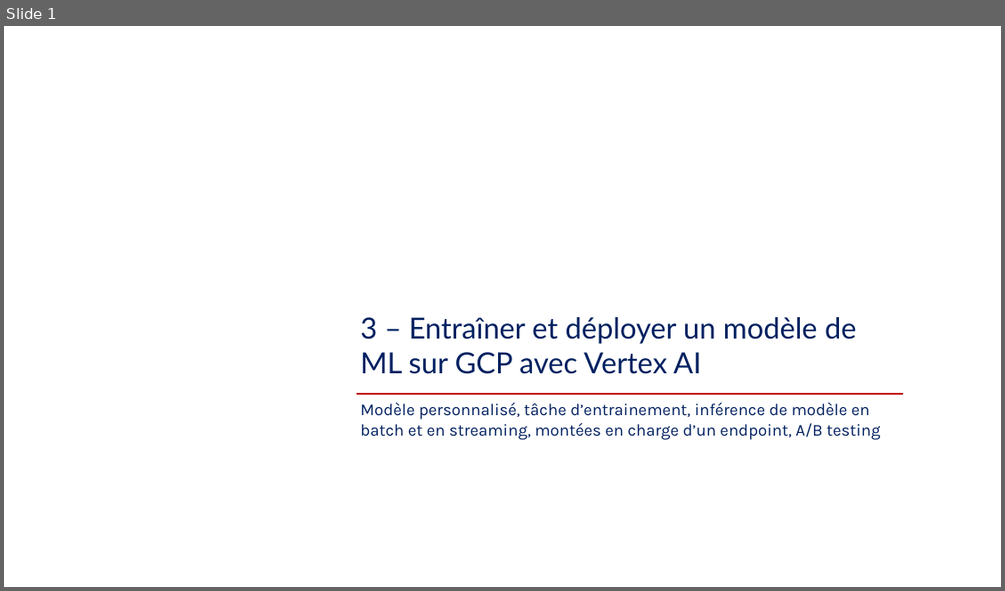
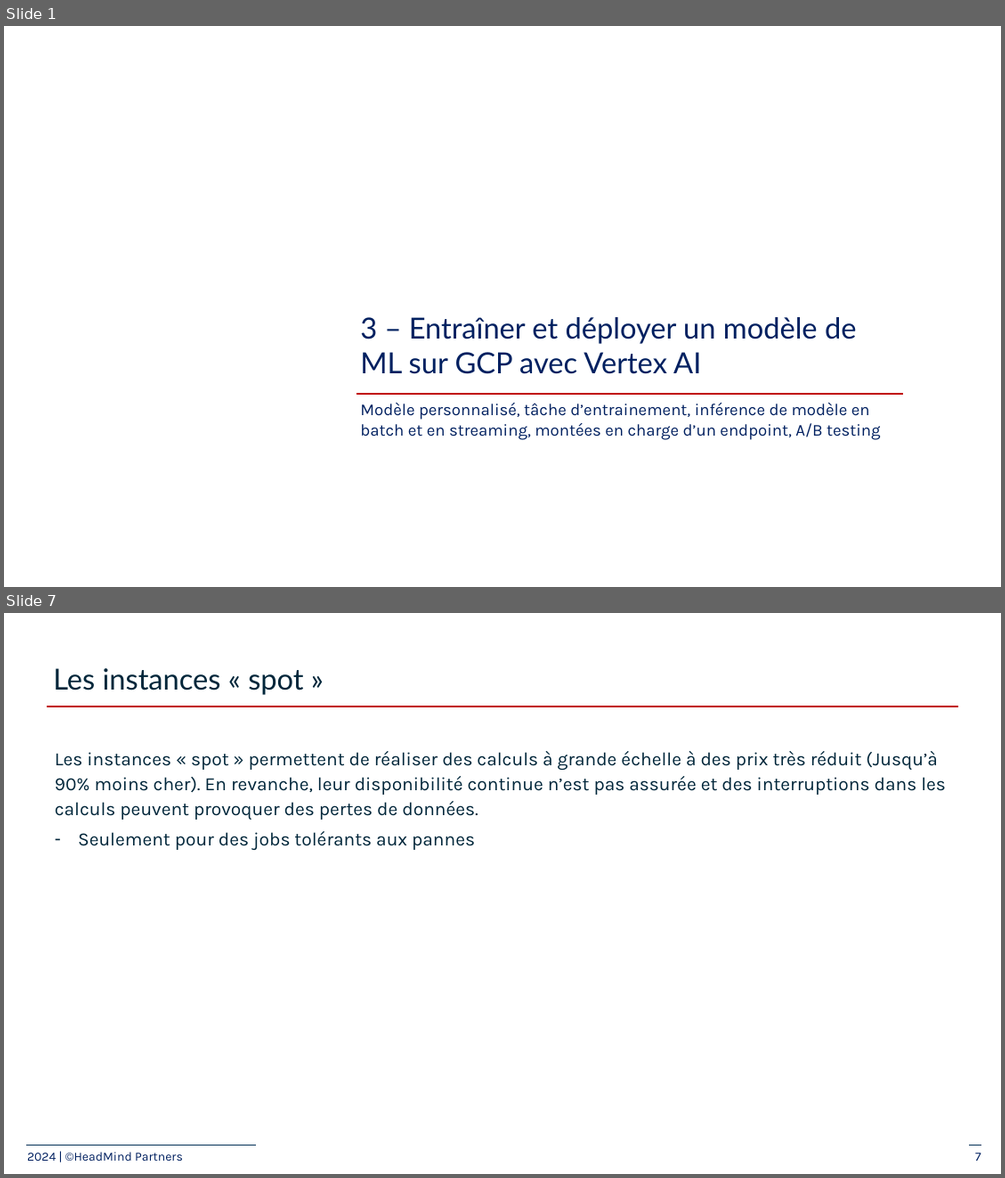
Before and after one commit to plperez626/MLOps-Introductory-Course-on-GCP, a slide deck: slides/3_model-endpoints/3-Train and deploy ML models.pptx. Shown one above the other, each under a label of ours: slide 1 before the commit, slides 1 and 7 after it; the slides between them are not shown. The pictures are 1005x591 and 1005x1178 pixels, drawn with LibreOffice and Linux fonts; fonts in the diff are those of the drawing; background and template pictures are left out. Boxes give left, top, right and bottom in pixels: in the first picture for what was removed or moved away, otherwise in the second. Text is boxed around its words. In the diff, an @@ line names an element or a change of style, - is before the commit and + after.

```diff
--- a/slides/3_model-endpoints/3-Train and deploy ML models.pptx
+++ b/slides/3_model-endpoints/3-Train and deploy ML models.pptx
@@ slide 7 added at bbox=[4, 613, 1001, 1174], background #FFFFFF @@
@@ title added at bbox=[53, 668, 303, 695], 28 pt, text #00263A @@
+Les instances « spot »
@@ line added from (48, 706) to (958, 706), #C00000 1.5 pt @@
@@ text added at bbox=[55, 751, 946, 850], 18 pt, text #00263A @@
+Les instances « spot » permettent de réaliser des calculs à grande échelle à des prix très réduit (Jusqu’à 90% moins cher). En revanche, leur disponibilité continue n’est pas assurée et des interruptions dans les calculs peuvent provoquer des pertes de données.
+– Seulement pour des jobs tolérants aux pannes
@@ line added from (26, 1144) to (257, 1144), #002F55 0.75 pt @@
@@ line added from (970, 1144) to (981, 1144), #002F55 0.75 pt @@
@@ text added at bbox=[27, 1151, 183, 1160], 12 pt, text #002060 @@
+2024 | ©HeadMind Partners
@@ page number added at bbox=[975, 1152, 981, 1160], 12 pt, text #002060 @@
+7
```
Also in this commit, not shown: 1 slide changed, 5 other slides added.
